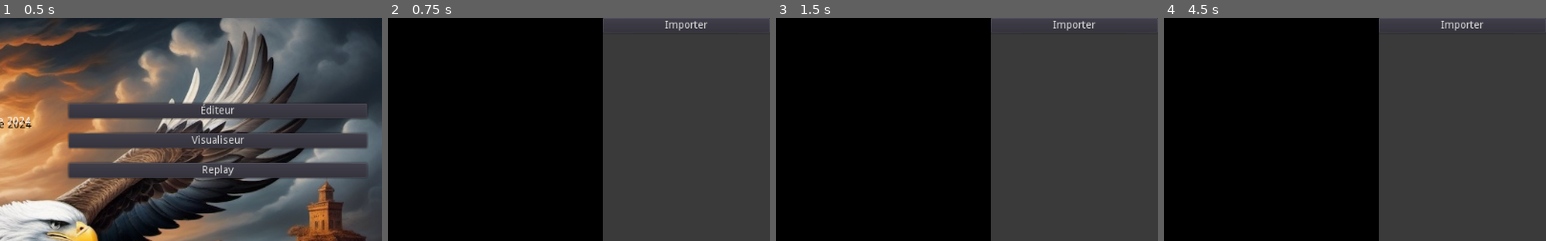
Above: before the commit, frames 1-4 (left to right).
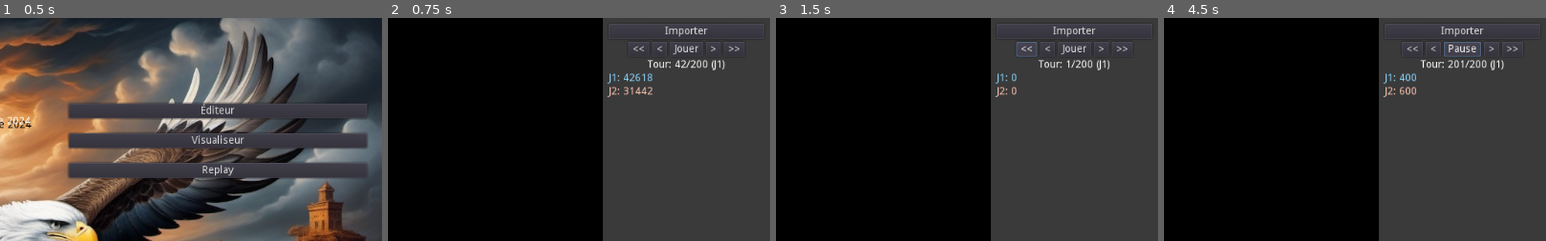
Above: after the commit, the same moments.

Repository: prologin/prologin2024
Game: Godot game, scene res://Scenes/Menu/Menu.tscn
Two runs of this game, one before a commit and one after it. Both use one fixed random seed, a clock stepped at 60 frames per second and the inputs below.
Inputs (mouse positions are % of the whole screen's width and height, from its top left):
- Up to frame 1 (0.5 s): no input
- Up to frame 2 (0.75 s): click "Replay" at 0.5 s
- Up to frame 3 (1.5 s): click (83, 7) at 1.25 s, where only the run after the commit has a clickable "<<"
- Up to frame 4 (4.5 s): click (86, 7) at 2 s, where only the run after the commit has a clickable "<"; click (93, 7) at 2.75 s, where only the run after the commit has a clickable ">"; click (95, 7) at 3.5 s, where only the run after the commit has a clickable ">>"; click (89, 7) at 4.25 s, where only the run after the commit has a clickable "Jouer"
The pictures show only the part of the screen within x 50-100%, y 0-50%; the shares and areas given below are measured in that part.

Frame 1 is identical in both runs. In frame 2, 1.7% of the frame differs, in the area x 56-100%, y 0-36%; in frame 3, 1.6%; in frame 4, 1.9%.

Commit message:
front(replay): Added UI controls + game state logic

Diff:
--- a/gui/godot/Scenes/Replay/Replay.tscn
+++ b/gui/godot/Scenes/Replay/Replay.tscn
@@ -34,15 +34,74 @@
 color = Color( 0.231373, 0.231373, 0.231373, 1 )
 
 [node name="VBoxContainer" type="VBoxContainer" parent="Menu"]
-margin_right = 224.0
-margin_bottom = 600.0
+margin_left = 8.0
+margin_top = 8.0
+margin_right = 216.0
+margin_bottom = 592.0
 size_flags_horizontal = 3
 size_flags_vertical = 3
 
 [node name="Import" type="Button" parent="Menu/VBoxContainer"]
-margin_right = 224.0
+margin_right = 208.0
 margin_bottom = 20.0
 text = "Importer"
+
+[node name="Controls" type="HBoxContainer" parent="Menu/VBoxContainer"]
+margin_top = 24.0
+margin_right = 208.0
+margin_bottom = 44.0
+alignment = 1
+
+[node name="Start" type="Button" parent="Menu/VBoxContainer/Controls"]
+margin_left = 26.0
+margin_right = 54.0
+margin_bottom = 20.0
+text = "<<"
+
+[node name="Prev" type="Button" parent="Menu/VBoxContainer/Controls"]
+margin_left = 58.0
+margin_right = 78.0
+margin_bottom = 20.0
+text = "<"
+
+[node name="PlayPause" type="Button" parent="Menu/VBoxContainer/Controls"]
+margin_left = 82.0
+margin_right = 126.0
+margin_bottom = 20.0
+text = "Jouer"
+
+[node name="Next" type="Button" parent="Menu/VBoxContainer/Controls"]
+margin_left = 130.0
+margin_right = 150.0
+margin_bottom = 20.0
+text = ">"
+
+[node name="End" type="Button" parent="Menu/VBoxContainer/Controls"]
+margin_left = 154.0
+margin_right = 182.0
+margin_bottom = 20.0
+text = ">>"
+
+[node name="StateInfo" type="Label" parent="Menu/VBoxContainer"]
+margin_top = 48.0
+margin_right = 208.0
+margin_bottom = 62.0
+text = "Tour: 42/200 (J1)"
+align = 1
+
+[node name="ScoreJ1" type="Label" parent="Menu/VBoxContainer"]
+margin_top = 66.0
+margin_right = 208.0
+margin_bottom = 80.0
+custom_colors/font_color = Color( 0.545098, 0.839216, 1, 1 )
+text = "J1: 42618"
+
+[node name="ScoreJ2" type="Label" parent="Menu/VBoxContainer"]
+margin_top = 84.0
+margin_right = 208.0
+margin_bottom = 98.0
+custom_colors/font_color = Color( 1, 0.776471, 0.705882, 1 )
+text = "J2: 31442"
 
 [node name="Popups" type="Node" parent="."]
 
@@ -55,10 +114,18 @@
 access = 2
 filters = PoolStringArray( "*.json" )
 
+[node name="TickTimer" type="Timer" parent="."]
+
 [connection signal="bg_drag" from="HBoxContainer/ViewportContainer/Viewport/Viewer" to="." method="_on_Viewer_bg_drag"]
 [connection signal="bg_left_click" from="HBoxContainer/ViewportContainer/Viewport/Viewer" to="." method="_on_Viewer_bg_left_click"]
 [connection signal="bg_right_click" from="HBoxContainer/ViewportContainer/Viewport/Viewer" to="." method="_on_Viewer_bg_right_click"]
 [connection signal="pressed" from="Menu/VBoxContainer/Import" to="." method="_on_Import_pressed"]
+[connection signal="pressed" from="Menu/VBoxContainer/Controls/Start" to="." method="_on_Start_pressed"]
+[connection signal="pressed" from="Menu/VBoxContainer/Controls/Prev" to="." method="_on_Prev_pressed"]
+[connection signal="pressed" from="Menu/VBoxContainer/Controls/PlayPause" to="." method="_on_PlayPause_pressed"]
+[connection signal="pressed" from="Menu/VBoxContainer/Controls/Next" to="." method="_on_Next_pressed"]
+[connection signal="pressed" from="Menu/VBoxContainer/Controls/End" to="." method="_on_End_pressed"]
 [connection signal="about_to_show" from="Popups/ImportDialog" to="." method="_on_ImportDialog_about_to_show"]
 [connection signal="file_selected" from="Popups/ImportDialog" to="." method="_on_ImportDialog_file_selected"]
 [connection signal="popup_hide" from="Popups/ImportDialog" to="." method="_on_ImportDialog_popup_hide"]
+[connection signal="timeout" from="TickTimer" to="." method="_on_TickTimer_timeout"]
--- a/gui/godot/Scripts/Scenes/Replay/Replay.gd
+++ b/gui/godot/Scripts/Scenes/Replay/Replay.gd
@@ -5,8 +5,25 @@
 onready var import_dialog : FileDialog = $Popups/ImportDialog
 onready var container_interactive = $HBoxContainer
 onready var viewer_viewport = $HBoxContainer/ViewportContainer/Viewport
+onready var playpause = $Menu/VBoxContainer/Controls/PlayPause
+onready var stateinfo = $Menu/VBoxContainer/StateInfo
+onready var scorej1 = $Menu/VBoxContainer/ScoreJ1
+onready var scorej2 = $Menu/VBoxContainer/ScoreJ2
+onready var ticktimer = $TickTimer
+
+const TICK_DURATION_MS = 300
 
 var is_dialog_opened = false
+
+var is_playing = false
+# TODO : These variables might be useless with the variables within Models
+# A turn is composed of multiple actions
+var turn_id = 0
+var action_id = 0
+var is_j1_playing = true
+var n_turns = 200
+var j1_score = 0
+var j2_score = 0
 
 
 func _ready():
@@ -14,12 +31,40 @@
 	map.init(0, 0)
 	viewer.update_all(map)
 
+	ticktimer.wait_time = TICK_DURATION_MS / 1000.0
+	ticktimer.start()
 
+
+# --- Logic ---
+# do_transition: Whether or not to play animations
+func update_all(do_transition: bool):
+	# TODO : Remove
+	j1_score = turn_id * 2
+	j2_score = turn_id * 3
+	is_j1_playing = turn_id % 2 == 0
+	update_info()
+
+
+func update_info():
+	var info = "Tour: " + str(turn_id + 1) + "/" + str(n_turns) + " (J" + str(1 if is_j1_playing else 2) + ")"
+	print('Replay.update_info, ', info)
+	stateinfo.text = info
+	scorej1.text = "J1: " + str(j1_score)
+	scorej2.text = "J2: " + str(j2_score)
+
+
+# --- UI ---
 func set_dialog_open(is_open):
 	is_dialog_opened = is_open
 	viewer_viewport.gui_disable_input = is_open
 
 
+func set_playing(playing):
+	is_playing = playing
+	playpause.text = "Pause" if is_playing else "Jouer"
+
+
+# --- Signals ---
 func _on_Import_pressed():
 	import_dialog.popup_centered()
 
@@ -31,6 +76,9 @@
 	var map = Serialization.json_to_map(viewer, json)
 	viewer.update_all(map)
 
+	# Load
+	_on_Start_pressed()
+
 
 func _on_ImportDialog_about_to_show():
 	set_dialog_open(true)
@@ -38,3 +86,41 @@
 
 func _on_ImportDialog_popup_hide():
 	set_dialog_open(false)
+
+
+func _on_Start_pressed():
+	turn_id = 0
+	set_playing(false)
+	# TODO
+	update_all(false)
+
+
+func _on_Prev_pressed():
+	# TODO
+	# TODO : Check not first turn
+	turn_id -= 1
+	update_all(true)
+
+
+func _on_PlayPause_pressed():
+	set_playing(not is_playing)
+
+
+func _on_Next_pressed():
+	# TODO
+	# TODO : Check not last turn, if last disable is_playing
+	turn_id += 1
+	update_all(true)
+
+
+func _on_End_pressed():
+	turn_id = n_turns - 1
+	set_playing(false)
+	# TODO
+	update_all(false)
+
+
+# When is_playing, will play next turn
+func _on_TickTimer_timeout():
+	if is_playing:
+		_on_Next_pressed()
